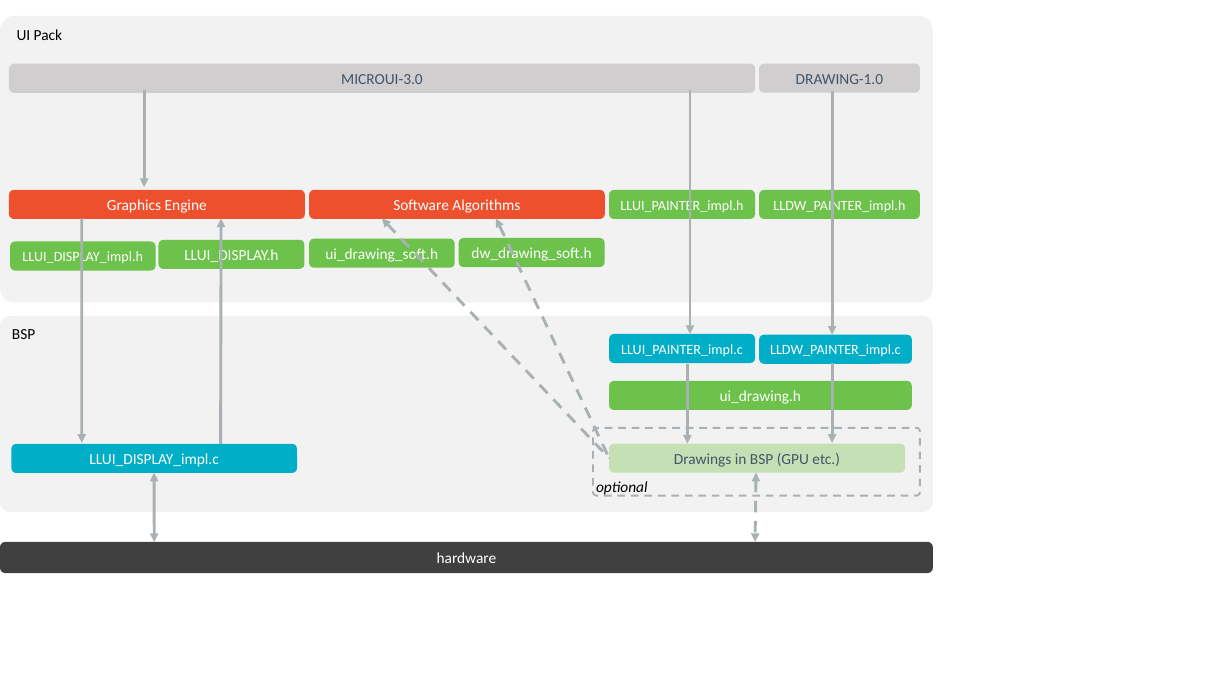
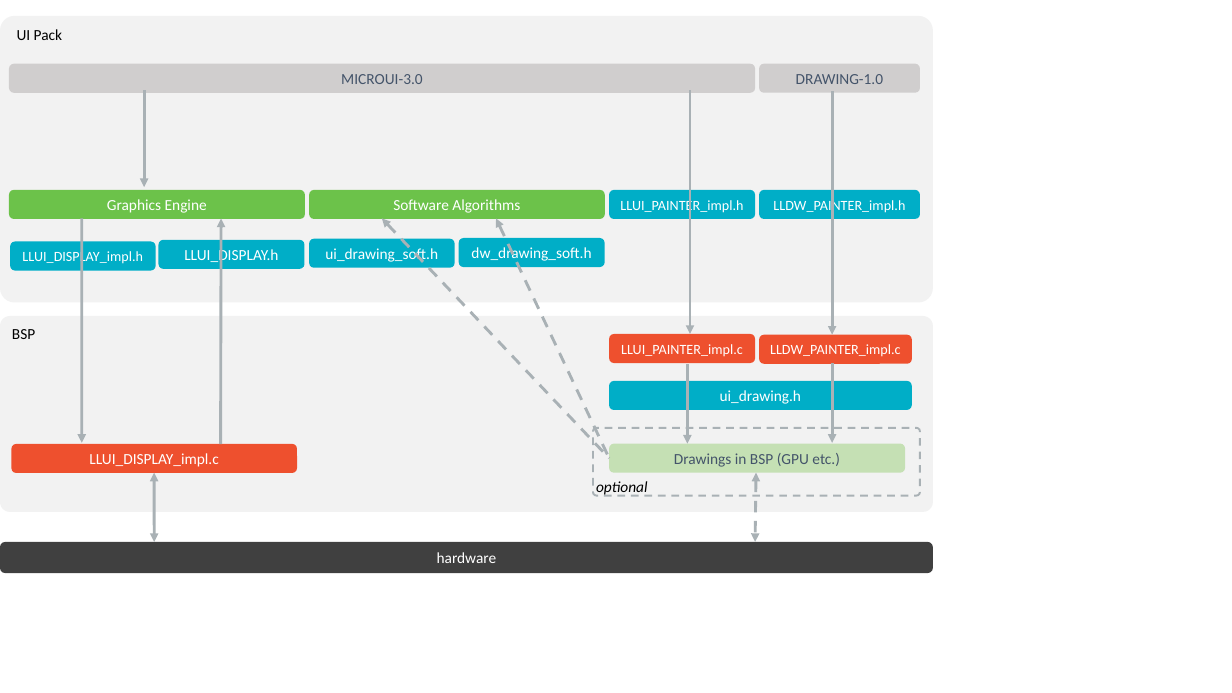
Before and after one commit to MicroEJ/docs, a slide deck: slide 5 of VEEPortingGuide/images/uiLL.pptx. Drawn at 1232x693 pixels with LibreOffice and Linux fonts; fonts in the diff are those of the drawing. Boxes give left, top, right and bottom in pixels: in the first picture for what was removed or moved away, otherwise in the second. Text is boxed around its words. In the diff, an @@ line names an element or a change of style, - is before the commit and + after.

```diff
--- a/VEEPortingGuide/images/uiLL.pptx
+++ b/VEEPortingGuide/images/uiLL.pptx
@@ rounded rectangle "Graphics Engine" at <box>9,189,305,218</box>: fill #EE502E to #6CC24A @@
@@ rounded rectangle "Software Algorithms" at <box>310,189,605,218</box>: fill #EE502E to #6CC24A @@
@@ fill #6CC24A to #00AEC7 in 7 elements at <box>10,241,155,270</box>, <box>609,189,755,218</box>, <box>609,381,912,409</box>, <box>310,238,455,267</box>, <box>159,240,305,269</box>, <box>760,189,921,218</box>, <box>458,238,604,267</box> @@
@@ fill #00AEC7 to #EE502E in 3 elements at <box>609,334,755,362</box>, <box>760,335,912,363</box>, <box>11,444,297,472</box> @@
```
Also in this commit, not shown: 5 other slides changed, 16 other files.
